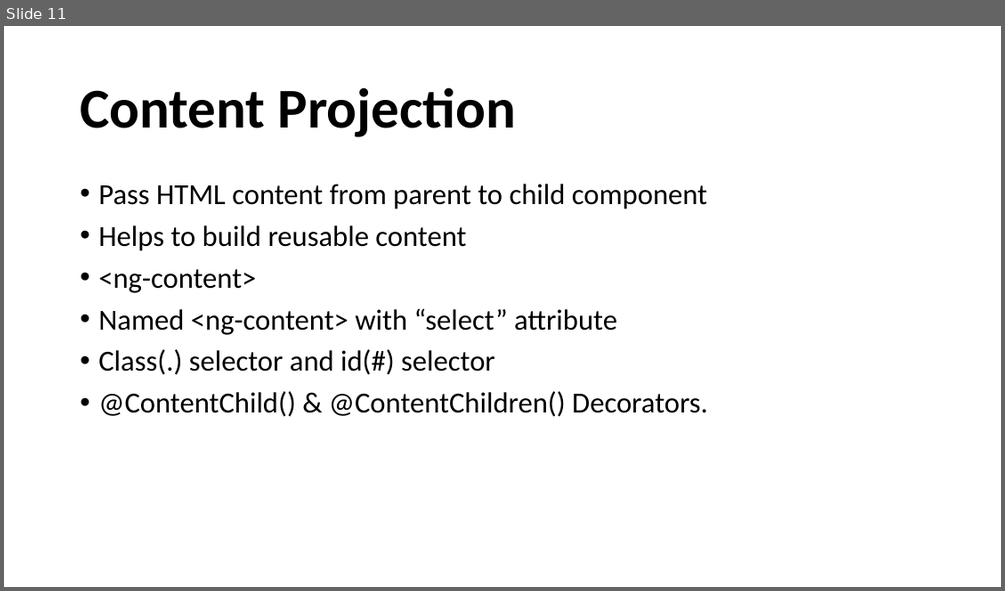
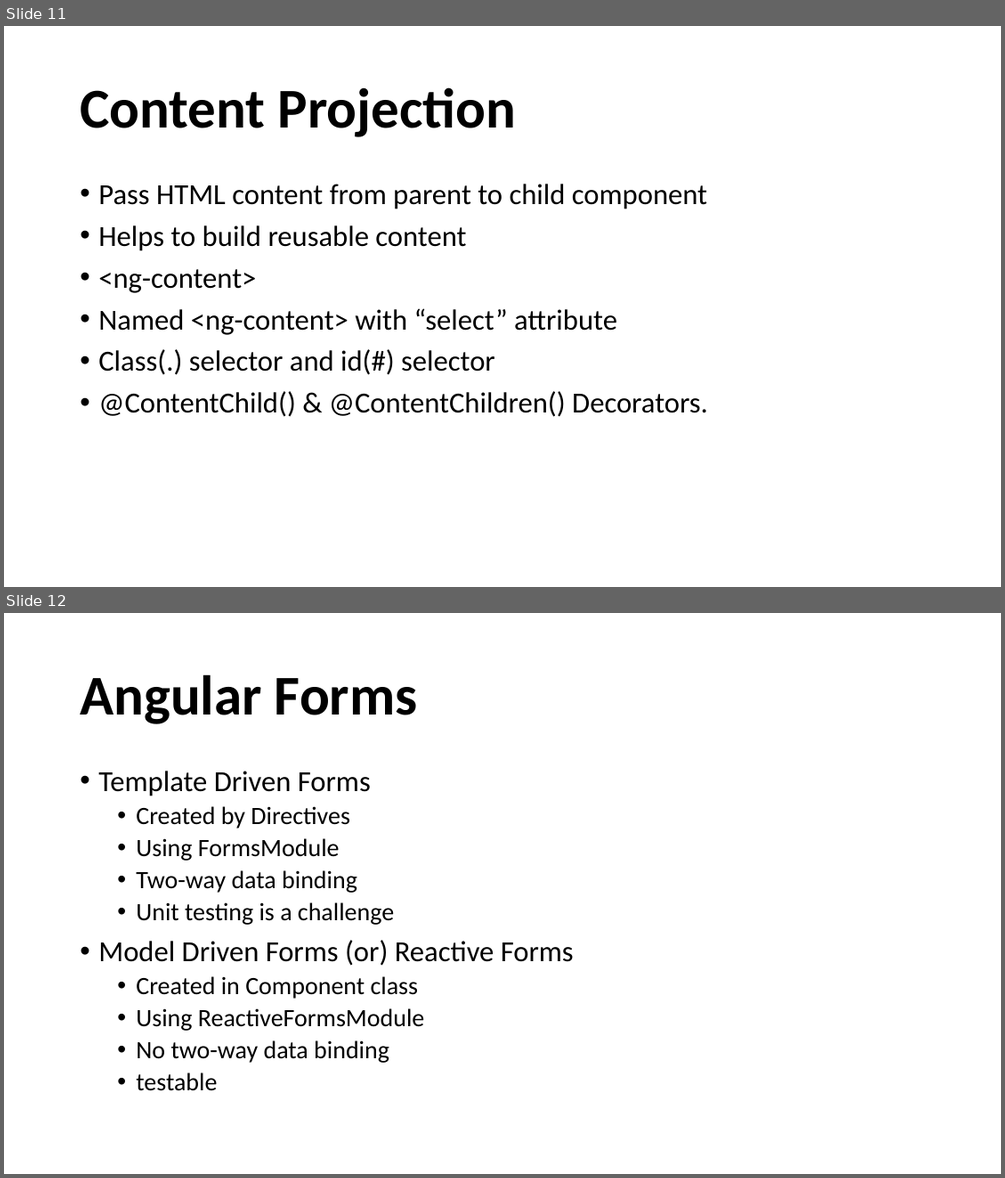
Before and after one commit to raharshi/angular-kh, a slide deck: src/assets/AngularByRaharshi.pptx. Shown one above the other, each under a label of ours: slide 11 before the commit, slides 11 and 12 after it. The pictures are 1005x591 and 1005x1178 pixels, drawn with LibreOffice and Linux fonts; fonts in the diff are those of the drawing; background and template pictures are left out. Boxes give left, top, right and bottom in pixels: in the first picture for what was removed or moved away, otherwise in the second. Text is boxed around its words. In the diff, an @@ line names an element or a change of style, - is before the commit and + after.

Commit message:
ppt update

```diff
--- a/src/assets/AngularByRaharshi.pptx
+++ b/src/assets/AngularByRaharshi.pptx
@@ slide 12 added at (4, 613, 1001, 1174), background picture (left out) @@
@@ title added at (80, 674, 418, 724), 54 pt, text #000000, bold @@
+Angular Forms
@@ text added at (98, 771, 574, 1091), 24 pt, text #000000 @@
+• Template Driven Forms
+  • Created by Directives
+  • Using FormsModule
+  • Two-way data binding
+  • Unit testing is a challenge
+• Model Driven Forms (or) Reactive Forms
+  • Created in Component class
+  • Using ReactiveFormsModule
+  • No two-way data binding
+  • testable
```
Also in this commit, not shown: 2 other slides added, 3 slides removed.
